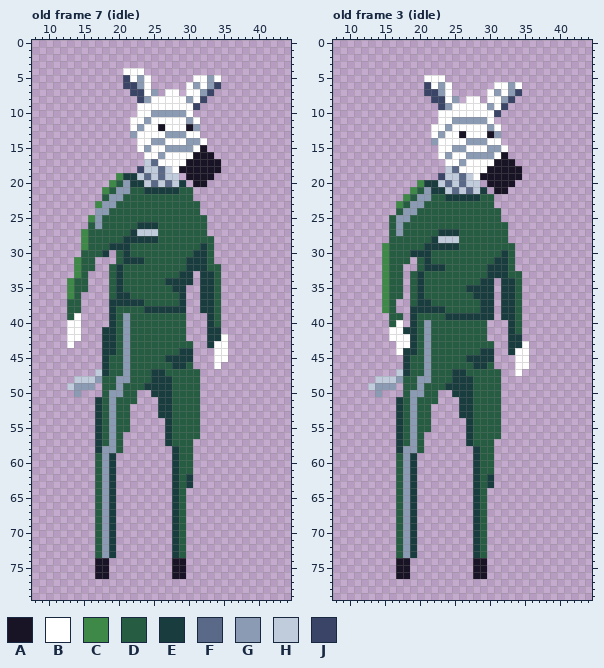
File history of a pixel-art file, raw assets/characters/raelus.aseprite. Above: the version before the commit.
56x81 pixels, 20 frames. Shown: old frame 7 (idle): x 8..44, y 0..79; old frame 3 (idle): x 8..44, y 0..79. The commit also changed other frames, which this record leaves out.
Visible layers, top first: "character 0", "cycle", "character 1".
Palette (. is transparent): A #181425  B #ffffff  C #3e8948  D #265c42  E #193c3e  F #5a6988  G #8b9bb4  H #c0cbdc  J #3a4466
Pixels before, old frame 7 (idle) (only the part around the change), first column x 9:
40 ....BB....
41 ....BB...E
42 ....BB...E
43 ....B....E
44 .........E
45 .........E
46 .........E
47 ........HE
48 .....HHHGD
49 ....HGGG.D
50 .....G...D
51 ........ED
52 ........ED
53 ........ED
54 ........ED
55 ........ED
56 ........ED
57 ........ED
58 ........EG
59 ........DG
60 ........DG
61 ........DG
62 ........DG
Pixels before, old frame 3 (idle) (only the part around the change), first column x 8:
 1 ...................................
 2 ...................................
 3 ...................................
 4 ...................................
 5 .............BBB...................
 6 .............JBGB......BBGB........
 7 .............JJGB.....BGBGJ........
 8 ..............JJBG.BB.BBGJ.........
 9 ...............JGBBBBBGBJ..........
10 ...............BBBBBBBBJ...........
11 ...............BBGGGGGB............
12 ..............BBGBBBBBGB...........
13 ..............BGBBABBBAG...........
14 ..............GBBBBGGGBB...........
15 ...............BBGGBBBGGB..........
16 ...............BGBBGGGGBA..........
17 ................BBGBBBBAAA.........
18 ................HFBBBBAAAAA........
19 ...............JHHFHBAAAAAA........
20 ............CEEHFHFHH.AAAA.........
21 ...........CDGEEHFHFHE.AA..........
22 ..........CDGGDDEEEEEDD............
23 .........CDGGDDDDDDDDDD............
24 .........DGGDDDDDDDDDDDD...........
25 ........DGGDDDDDDDDDDDDD...........
26 ........DGDDDDDDDDDDDDDDD..........
27 ........DGDDDDDEEEDDDDDDD..........
28 ........DDDDDDEHHHDDDDDDD..........
29 .......CDDDDDEEEEEDDDDDDDD.........
30 .......CDDDEEEDDDDDDDDDDED.........
31 .......CDDD.DEDDDDDDDDDEED.........
32 .......CDD..DEEEDDDDDDEEED.........
33 .......CDD.DEDDDDDDDDDEEEDD........
34 .......CDD.DEDDDDDDDDEE.EED........
35 .......CDD.DEDDDDDDEEEE.EED........
36 .......CDD.DEDDDDDDDEEE.EED........
37 .......CD..DEEDDDDDDDEE.EED........
38 .......CD..EEEEEDDDDDEE.EED........
39 ........DD.EDDDDEEEEEEE.EED........
40 ........DB.EDGDDDDDDDD...ED........
41 ........BBEEDGDDDDDDDD...ED........
42 ........BBBEDGDDDDDDDD...EE........
43 .........BBEDGDDDDDDDDD..EEB.......
44 .........BEEDGDDDDDDDEE..EBB.......
45 ..........EDDGDDDDDEEEE...BB.......
46 ..........EDDGDDDDDDEED...BB.......
47 .........HEDDGDDDEEDDDDD..B........
48 ......HHHGDDGGDDDEEEDDDD...........
49 .....HGGG.DDGDDDEEEEDDDD...........
50 ......G...DGGDD..EEEDDDD...........
51 .........EDGDDD...EEDDDD...........
52 .........EDGDD....EEDDDD...........
53 .........EDGDD....EEDDDD...........
54 .........EDGDD.....EDDDD...........
The result:
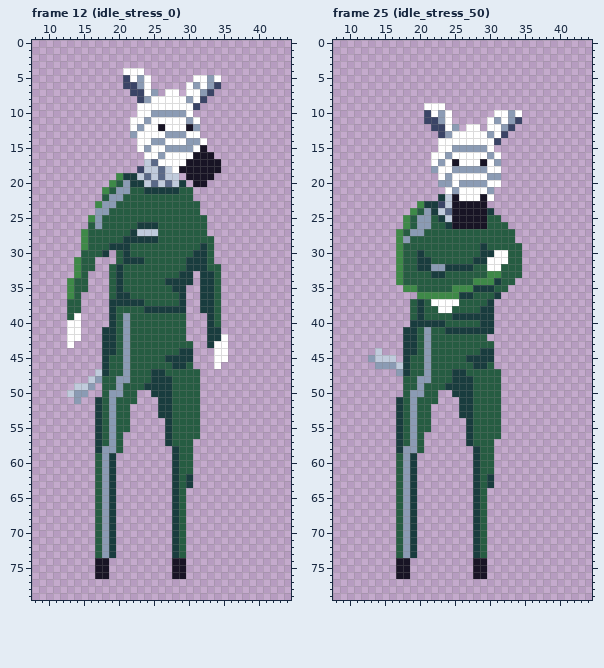
A new or re-ordered frame is compared with the old frame closest to it.
Commit: added character stress animations
Change:
frames 20 -> 56
Frame 12 (idle_stress_0) is new; against old frame 7 (idle), layer "character 0":
y 48: x 14..15 HH -> ..
y 49: x 13..15 HGG -> .HH
y 50: x 13 . -> H; x 15 . -> G
y 51: x 14 . -> G
Frame 25 (idle_stress_50) is new; against old frame 3 (idle), layer "character 0":
y 5: x 21..23 BBB -> ...
y 6: x 21..24 JBGB -> ....; x 31..34 BBGB -> ....
y 7: x 21..24 JJGB -> ....; x 30..34 BGBGJ -> .....
y 8: x 22..25 JJBG -> ....; x 27..28 BB -> ..; x 30..33 BBGJ -> ....
y 9: x 21..32 ..JGBBBBBGBJ -> BBB.........
y 10: x 21..23 ..B -> JBG; x 25..34 BBBBBBJ... -> ......BBGB
y 11: x 21..23 ..B -> JJG; x 25..29 GGGGG -> .....; x 31..34 .... -> GBGJ
y 12: x 22..26 BBGBB -> JJBG.; x 29..30 BG -> .B; x 32..33 .. -> GJ
y 13: x 22..24 BGB -> .JG; x 26 A -> B; x 30..32 AG. -> GBJ
y 14: x 22 G -> .; x 27..29 GGG -> BBB; x 31 B -> J
y 15: x 27..32 BBBGGB -> GGGB..
y 16: x 22 . -> B; x 27..29 GGG -> BBB; x 32 A -> .
y 17: x 22..23 .. -> BG; x 25..26 BG -> AB; x 29 B -> A; x 31..33 AAA -> G..
y 18: x 22..34 ..HFBBBBAAAAA -> GBBGGGGGBB...
y 19: x 23..27 JHHFH -> BGBBB; x 29..34 AAAAAA -> BGG...
y 20: x 20..33 CEEHFHFHH.AAAA -> ...GGBGGGGBB..
y 21: x 19..32 CDGEEHFHFHE.AA -> .....BGBBBBG..
y 22: x 18..30 CDGGDDEEEEEDD -> .....EHABBBAB
y 23: x 17..30 CDGGDDDDDDDDDD -> ...CEEJHAAAAA.
y 24: x 17..19 DGG -> ..C; x 21..31 DDDDDDDDDDD -> GEHFAAAAAE.
y 25: x 16..18 DGG -> ..C; x 20..21 DD -> GG; x 23..29 DDDDDDD -> EHAAAAA
y 26: x 16..18 DGD -> ..C; x 20..21 DD -> GG; x 24..29 DDDDDD -> EAAAAA
y 27: x 16..17 DG -> .C; x 19..20 DD -> GG; x 23..25 EEE -> DDD; x 33 . -> D
y 28: x 16..18 DDD -> .CG; x 22..25 EHHH -> DDDD; x 33 . -> D
y 29: x 15..17 CDD -> ..C; x 21..25 EEEEE -> DDDDD; x 29 D -> E; x 34 . -> D
y 30: x 15..17 CDD -> ..C; x 19 E -> D; x 21 E -> D; x 29..32 DDDE -> EEBB; x 34 . -> D
y 31: x 15..17 CDD -> ..C; x 19..20 .D -> DE; x 28..32 DDDEE -> EEBBB; x 34 . -> D
y 32: x 15..20 CDD..D -> ..CDDE; x 22..27 EEDDDD -> GGEEEE; x 30..32 EEE -> BBD; x 34 . -> D
y 33: x 15..18 CDD. -> ..CD; x 20 E -> D; x 22..23 DD -> EE; x 30..32 EEE -> CCD
y 34: x 15..18 CDD. -> ..CD; x 20 E -> D; x 28..34 DEE.EED -> CCCEDD.
y 35: x 15..20 CDD.DE -> ...CCD; x 25..27 DDE -> CCC; x 31..34 .EED -> DD..
y 36: x 15..17 CDD -> ...; x 19..34 DEDDDDDDDEEE.EED -> .CCCCCCEEDDDE...
y 37: x 15..16 CD -> ..; x 21..25 EDDDD -> DBBBB; x 29 E -> D; x 32..34 EED -> ...
y 38: x 15..16 CD -> ..; x 19 E -> D; x 21..24 EEED -> DDBB; x 32..34 EED -> ...
y 39: x 16..17 DD -> ..; x 19..20 ED -> DE; x 24 E -> D; x 32..34 EED -> ...
y 40: x 16..17 DB -> ..; x 20..23 DGDD -> EEEE; x 29..30 D. -> EE; x 33..34 ED -> ..
y 41: x 16..17 BB -> ..; x 24..30 DDDDDD. -> EEEEEEE; x 33..34 ED -> ..
y 42: x 16..18 BBB -> ..E; x 33..34 EE -> ..
y 43: x 17..18 BB -> .E; x 33..35 EEB -> ...
y 44: x 14 . -> H; x 17 B -> .; x 33..35 EBB -> ...
y 45: x 13..16 .... -> GHHH; x 34..35 BB -> ..
y 46: x 14..17 .... -> GGGH; x 34..35 BB -> ..
y 47: x 17 H -> G; x 34 B -> .
y 48: x 14..17 HHHG -> ....
y 49: x 13..16 HGGG -> ....
y 50: x 14 G -> .
Pixel boxes of the changes (left, top, right, bottom) in both pictures:
changed: (67, 376, 88, 404)
changed: (368, 75, 529, 397)
